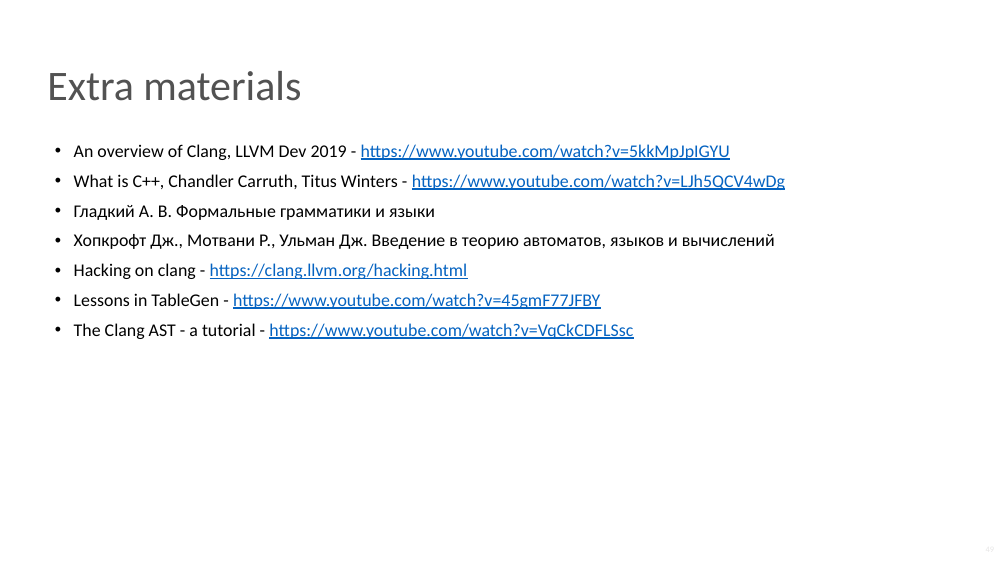
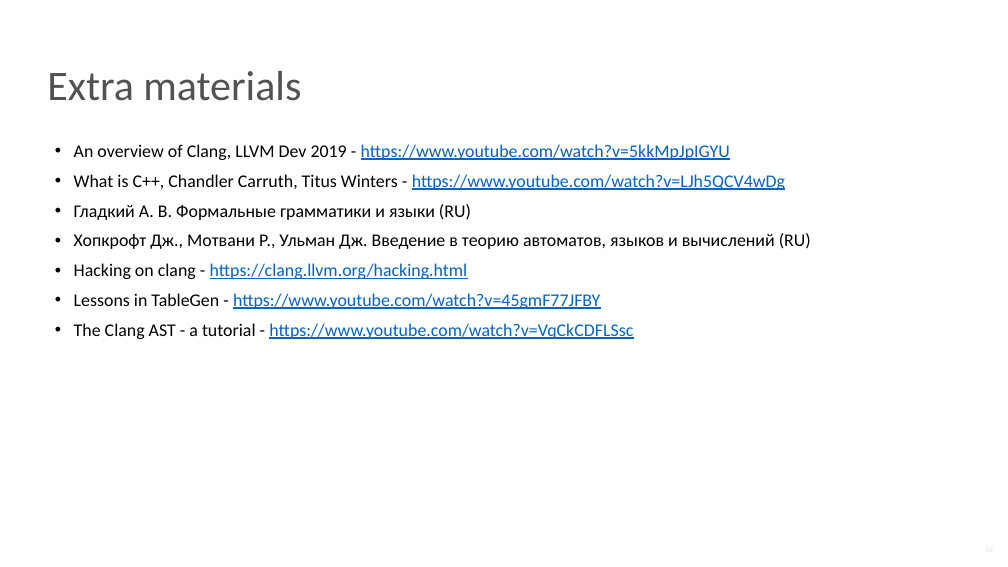
Before and after one commit to NN-complr-tech/Complr-course-lectures, a slide deck: slide 50 of 02-Frontend.pptx (slide 49 before the commit). Drawn at 1008x567 pixels with LibreOffice and Linux fonts; fonts in the diff are those of the drawing. Boxes give left, top, right and bottom in pixels: in the first picture for what was removed or moved away, otherwise in the second. Text is boxed around its words. In the diff, an @@ line names an element or a change of style, - is before the commit and + after.

```diff
--- a/02-Frontend.pptx
+++ b/02-Frontend.pptx
@@ text at bbox=[74, 204, 811, 249]: text changed @@
-• Гладкий А. В. Формальные грамматики и языки
-• Хопкрофт Дж., Мотвани Р., Ульман Дж. Введение в теорию автоматов, языков и вычислений
+• Гладкий А. В. Формальные грамматики и языки (RU)
+• Хопкрофт Дж., Мотвани Р., Ульман Дж. Введение в теорию автоматов, языков и вычислений (RU)
```
Also in this commit, not shown: 19 other slides changed, 2 slides added, 1 slide removed.
